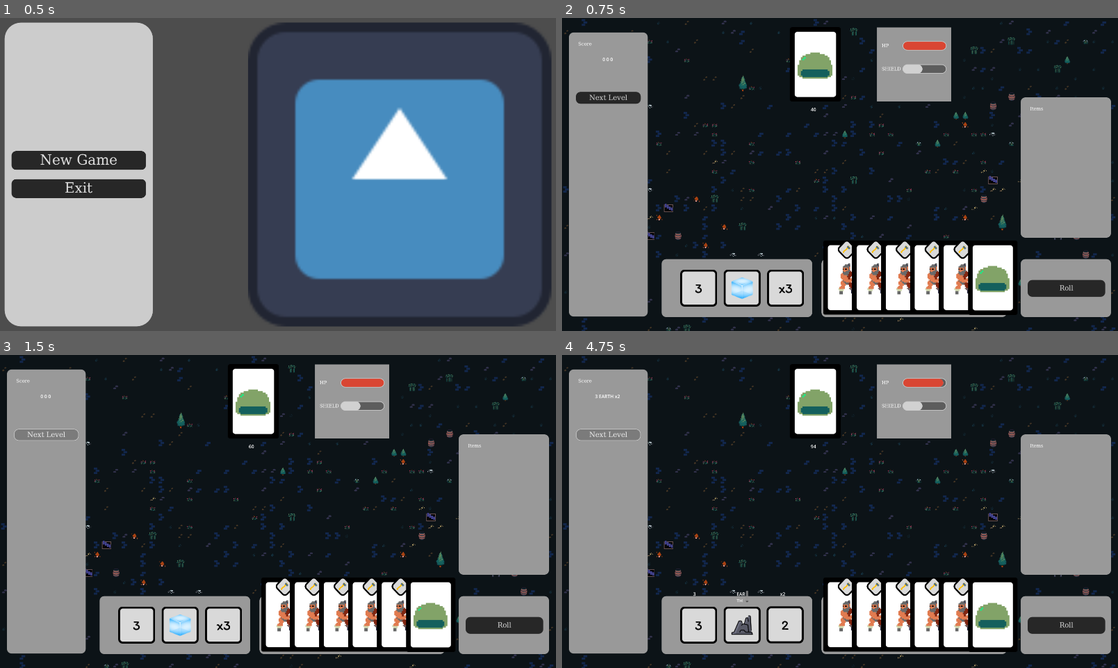
Above: before the commit, frames 1-4 (two rows, left to right).
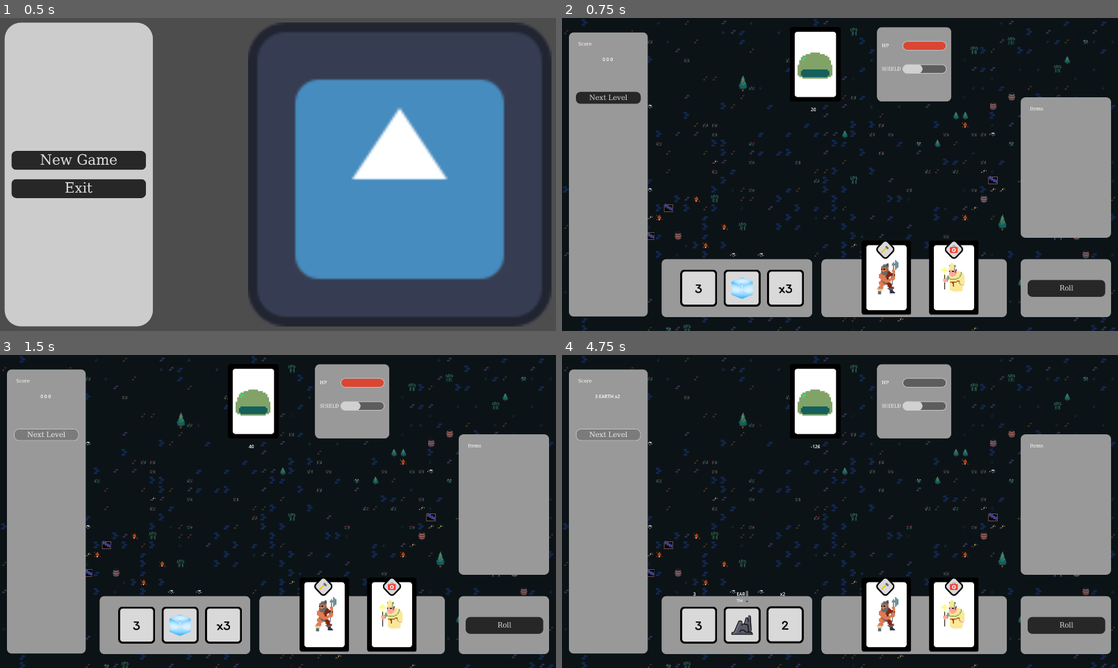
Above: after the commit, the same moments.

Repository: YosuaChrialMartono/game-development-game-jam
Game: Godot game, scene res://scenes/ui/MainMenu.tscn
The game is run twice, just before and just after one commit, with the same random seed, the same clock (stepped at 60 frames per second) and the same inputs. The engine's default icon, where the game draws it, is replaced by a stand-in: a white triangle on a blue panel in a dark square.
Inputs:
- Up to frame 1 (0.5 s): no input
- Up to frame 2 (0.75 s): click "New Game" at 0.5 s
- Up to frame 3 (1.5 s): click "Next Level" at 1.25 s
- Up to frame 4 (4.75 s): click "Next Level" at 2 s; click "Roll" at 2.75 s; click "Roll" at 3.5 s; click "Next Level" at 4.25 s

Frame 1 is identical in both runs. In frame 2, 6.1% of the frame differs, in the area x 44-82%, y 2-95%; in frame 3, 6.1%; in frame 4, 6.3%.

Commit message:
Added attack value from hero to total calculation

Diff:
--- /dev/null
+++ b/resources/card-info/priest.json
@@ -0,0 +1,6 @@
+{
+  "name": "priest",
+  "front_image": "priest.png",
+  "hp": 10,
+  "type": "range"
+}
--- a/resources/card-info/slime.json
+++ /dev/null
@@ -1,5 +0,0 @@
-{
-  "name": "slime",
-  "front_image": "enemies/slime.png",
-  "hp": 10
-}
--- a/resources/card-info/warrior.json
+++ b/resources/card-info/warrior.json
@@ -1,6 +1,7 @@
 {
-	"name": "warrior",
-	"front_image": "warrior.png",
-	"hp": 10,
-	"type": "physical"
+  "name": "warrior",
+  "front_image": "warrior.png",
+  "hp": 10,
+  "type": "physical",
+  "attack": 100
 }
--- a/scenes/levels/Level.tscn
+++ b/scenes/levels/Level.tscn
@@ -160,8 +160,6 @@
 extends Panel
 "
 
-[sub_resource type="StyleBoxFlat" id="StyleBoxFlat_3xcnm"]
-
 [sub_resource type="StyleBoxFlat" id="StyleBoxFlat_gld0q"]
 bg_color = Color(0.817521, 0.817521, 0.817521, 1)
 border_width_left = 2
@@ -293,7 +291,7 @@
 offset_top = 32.0
 offset_right = 1344.0
 offset_bottom = 288.0
-theme_override_styles/panel = SubResource("StyleBoxFlat_3xcnm")
+theme = ExtResource("2_dl4mi")
 
 [node name="EnemyName" type="Label" parent="EnemyInfo"]
 layout_mode = 0
--- a/script/entities/enemies/boss/boss.gd
+++ b/script/entities/enemies/boss/boss.gd
@@ -1,14 +1,14 @@
 class_name Boss
 extends Node
 
-@export var boss_resource : BaseBossResource:
+@export var boss_resource: BaseBossResource:
 	set(val):
 		boss_resource = val
 		needs_update = true
 
 @export var needs_update := false
 
-func _process(delta: float) -> void:
+func _process(_delta: float) -> void:
 	if needs_update:
 		$Sprite2D.texture = boss_resource.texture
 		needs_update = false
--- a/script/game_manager.gd
+++ b/script/game_manager.gd
@@ -5,22 +5,29 @@
 @onready var hp: int = 10
 @onready var shield: int = 0
 
-@onready var level: int = 1
+@onready var level: int = 0
 @onready var level_modifier = 2
 const LEVEL_SCENE = preload("res://scenes/levels/Level.tscn")
 
 func rollDice() -> void:
-	is_rolling = true  # Lock rolling
-	for dice:Dice in DiceGlobal.active_dice:
+	is_rolling = true # Lock rolling
+	for dice: Dice in DiceGlobal.active_dice:
 		dice.roll_dice()
-	is_rolling = false  # Unlock rolling after completion
+	is_rolling = false # Unlock rolling after completion
 
 func calculateDamage() -> int:
 	var total_value = 0
-	# Count all number value
+	# Count all number dice value
 	for value in DiceGlobal.dice_value:
 		if value is int:
 			total_value += int(value)
+
+	# Count all hero value
+	for hero in HeroGlobal.active_hero:
+		var hero_info = HeroGlobal.get_hero_info(hero)
+		hero_info = hero_info["info"]
+		if hero_info.has("attack"):
+			total_value += hero_info["attack"]
 
 	# Multiply all value
 	for value in DiceGlobal.dice_value:
@@ -28,7 +35,7 @@
 			continue
 		if value == "x1":
 			total_value = total_value * 1
-		elif  value == "x2":
+		elif value == "x2":
 			total_value = total_value * 2
 		elif value == "x3":
 			total_value = total_value * 3
@@ -61,9 +68,5 @@
 	DiceGlobal.add_dice(Dice.DICE_TYPE.ELEMENT)
 	DiceGlobal.add_dice(Dice.DICE_TYPE.MULTIPLIER)
 
-	HeroGlobal.add_hero(HeroGlobal.HERO_TYPE.WARRIOR)
-	HeroGlobal.add_hero(HeroGlobal.HERO_TYPE.WARRIOR)
-	HeroGlobal.add_hero(HeroGlobal.HERO_TYPE.WARRIOR)
-	HeroGlobal.add_hero(HeroGlobal.HERO_TYPE.WARRIOR)
-	HeroGlobal.add_hero(HeroGlobal.HERO_TYPE.WARRIOR)
-	HeroGlobal.add_hero(HeroGlobal.HERO_TYPE.WARRIOR)
+	HeroGlobal.add_hero("warrior")
+	HeroGlobal.add_hero("priest")
--- a/script/hero_global.gd
+++ b/script/hero_global.gd
@@ -1,27 +1,66 @@
 extends Node
 
-enum HERO_TYPE {
-	WARRIOR, ARCHER, MAGE, SHIELD, PRIEST
-}
+var hero_card_dict = {}
+var avail_hero_cards = []
+var hero_card_info_dir: String = "res://resources/card-info"
+
 
 const HERO_CARD_SCENE = preload("res://scenes/characters/HeroCard.tscn")
 @onready var warrior = load("res://resources/heroes/warrior.tres") as BaseHeroResource
 
-var active_hero: Array[HeroCard] = []
+var active_hero: Array[String] = []
 
-#func _ready() -> void:
-	#print_debug("warrior resource loaded:", warrior)
-	#print_debug(HERO_TYPE.WARRIOR)
-	#print_debug(HERO_TYPE.find_key(HERO_TYPE.WARRIOR))
+func _ready() -> void:
+	var dir = DirAccess.open(hero_card_info_dir)
+	if dir == null:
+		push_error("Failed to open directory: %s" % hero_card_info_dir)
+		return
 
+	dir.list_dir_begin()
+	var file_name = dir.get_next()
+	while file_name != "":
+		if !file_name.ends_with(".json"):
+			file_name = dir.get_next()
+			continue
 
-func add_hero(hero_type: HERO_TYPE) -> void:
-	var new_hero = HERO_CARD_SCENE.instantiate()
-	var hero_resource
+		var card_name = file_name.get_basename()
+		var card_info = _load_card_info(card_name)
+		if card_info == null:
+			push_error("Failed to load card info for %s" % card_name)
+			continue
 
-	if hero_type == HERO_TYPE.WARRIOR:
-		hero_resource = warrior
+		hero_card_dict[card_name] = {
+			"info": card_info,
+		}
+		print("Preloaded card data:", hero_card_dict[card_name])
 
+		file_name = dir.get_next()
 
-	new_hero.hero_resource = hero_resource
-	active_hero.append(new_hero)
+func _load_card_info(card_name: String) -> Dictionary:
+	var json_path = hero_card_info_dir + "/" + card_name + ".json"
+	if !FileAccess.file_exists(json_path):
+		return {}
+
+	var file = FileAccess.open(json_path, FileAccess.READ)
+	var json_string = file.get_as_text()
+	file.close()
+
+	var json = JSON.new()
+	var error = json.parse(json_string)
+	if error != OK:
+		push_error("Failed to parse JSON: %s" % json_path)
+		return {}
+
+	return json.data
+
+func add_hero(hero_type: String) -> void:
+	if not hero_type in avail_hero_cards:
+		push_error("Hero type %s did not exist" % hero_type)
+
+	active_hero.append(hero_type)
+
+func get_hero_info(hero_type: String):
+	if not hero_type in avail_hero_cards:
+		push_error("Hero type %s did not exist" % hero_type)
+
+	return hero_card_dict[hero_type]
--- a/script/levels/level.gd
+++ b/script/levels/level.gd
@@ -24,26 +24,21 @@
 const DICE_SCENE = preload("res://scenes/characters/Dice.tscn")
 
 func _renderDice() -> void:
-	var dice_count = DiceGlobal.active_dice.size()
 	var spacing = 150
 
-	# Calculate starting x position so dice are centered
-	var total_width = (dice_count * Dice.SIZE.x) + (dice_count - 1) * spacing
 	#var start_x = (x - total_width) / 2  # Centering logic
 
 	var dice_num = 0
 	for dice in DiceGlobal.active_dice:
 		var child = dice
-		dice.position = Vector2( 128 + dice_num * spacing, dice_parent.size.y / 2)  # 70% down the screen
+		dice.position = Vector2(128 + dice_num * spacing, dice_parent.size.y / 2) # 70% down the screen
 		child.name = "Dice" + str(dice_num)
 		dice_parent.add_child(child)
 		dice_num += 1
 
 
-
 func _renderHeroCard() -> void:
-	var hero_card_list = ["warrior","warrior","warrior","warrior","warrior", "slime"]
-	for card in hero_card_list:
+	for card in HeroGlobal.active_hero:
 		card_factory.create_card(card, hero_card_hand)
 
 func _renderEnemy() -> void:
@@ -69,7 +64,7 @@
 	_renderEnemy()
 	_setup_enemy_info()
 
-func _process(delta: float) -> void:
+func _process(_delta: float) -> void:
 	var valueText = ""
 	for value in DiceGlobal.dice_value:
 		valueText += str(value) + " "
Not shown: 1 places in scenes/levels/Level.tscn that only renumber resources
